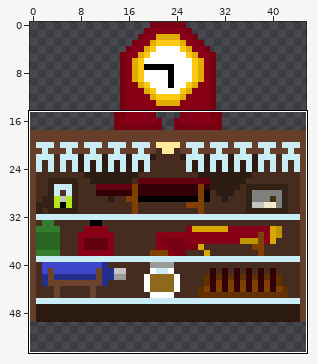
Edited in one commit: sprite sheet (Sprites/Checkpoint/CheckpointShelf.png). Above, an overview of the earlier version with the close-up marked.
Close-up. Old version:
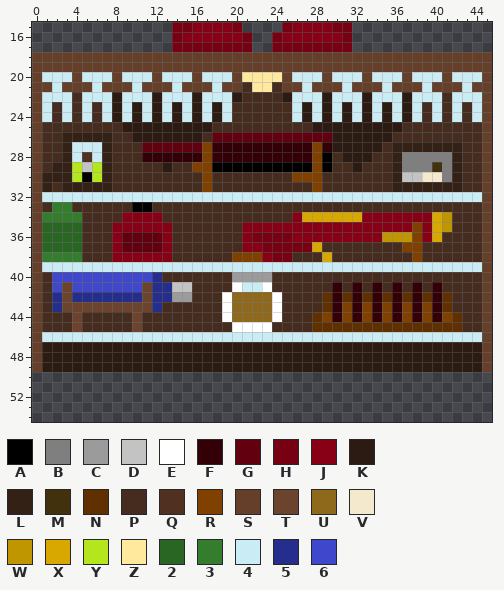
The file is 46x65 pixels. Colours within 5 levels of each other are drawn and written as one. Shown: x 0..45, y 15..54. The wide view leaves out empty margins.
Palette (. is transparent): A #000000  B #7f7f7f  C #9b9b9b  D #c3c3c3  E #ffffff  F #330007  G #62000f  H #770012  J #880015  K #2c1b12  L #342116  M #42310d  N #603000  P #462c1e  Q #503121  R #804000  S #653f29  T #6c432d  U #8f691b  V #f5e9cd  W #bf9500  X #d9a800  Y #b5e61d  Z #ffe99d  2 #296624  3 #337d2d  4 #caecf4  5 #252d8d  6 #3f48cc
The same view after the edit:
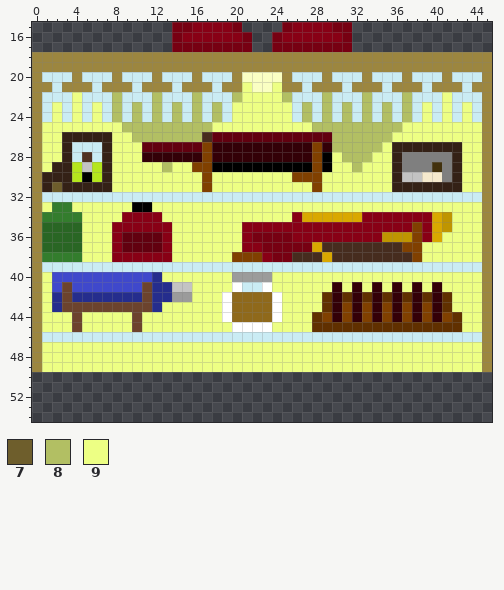
Colours new in this view: 7 #6e5e2c  8 #b2bf63  9 #edff84
Difference:
colour S: #653f29 -> #9c863f
colour Z: #ffe99d -> #faffc3
y 21: x 21 P -> 9; x 24 P -> 9
y 22: x 4 P -> 9; x 8 K -> 8; x 12 K -> 8; x 16 K -> 8; x 20..25 KPPPPK -> 899998; x 29 K -> 8; x 33 K -> 8; x 37 K -> 8; x 41 P -> 9
y 23..24: x 2 P -> 9; x 4 P -> 9; x 6 P -> 9; x 8 K -> 8; x 10 K -> 8; x 12 K -> 8; x 14 K -> 8; x 16 K -> 8; x 18 K -> 8; x 20..25 PPPPPP -> 999999; x 27 K -> 8; x 29 K -> 8; x 31 K -> 8; x 33 K -> 8; x 35 K -> 8; x 37 K -> 8; x 39 P -> 9; x 41 P -> 9; x 43 P -> 9
y 25: x 1..44 PPPPPPPPKKKKKKKKKPPPPPPPPPPKKKKKKKKKPPPPPPPP -> 99999999888888888999999999988888888899999999
y 26: x 1..2 PP -> 99; x 8..16 PPKKKKKKK -> 998888888; x 30..44 KKKKKKPPPPPPPPP -> 888888999999999
y 27: x 1..2 PP -> 99; x 8..10 PPP -> 999; x 30..35 KKKKKP -> 888889; x 43..44 PP -> 99
y 28: x 1..2 PP -> 99; x 8..10 PPP -> 999; x 30..35 PKKKPP -> 988899; x 43..44 PP -> 99
y 29: x 1 P -> 9; x 8..15 PPPPPKPP -> 99999899; x 30..35 PPKPPP -> 998999; x 43..44 PP -> 99
y 30: x 8..16 PPPPPPPPP -> 999999999; x 18..25 PPPPPPPP -> 99999999; x 29..35 PPPPPPP -> 9999999; x 43..44 PP -> 99
y 31: x 2 P -> 7; x 8..16 PPPPPPPPP -> 999999999; x 18..27 PPPPPPPPPP -> 9999999999; x 29..35 PPPPPPP -> 9999999; x 43..44 PP -> 99
y 33: x 1 P -> 9; x 4..9 PPPPPP -> 999999; x 12..44 PPPPPPPPPPPPPPPPPPPPPPPPPPPPPPPPP -> 999999999999999999999999999999999
y 34: x 5..8 PPPP -> 9999; x 13..25 PPPPPPPPPPPPP -> 9999999999999; x 42..44 PPP -> 999
y 35: x 5..7 PPP -> 999; x 14..20 PPPPPPP -> 9999999; x 42..44 PPP -> 999
y 36: x 5..7 PPP -> 999; x 14..20 PPPPPPP -> 9999999; x 41..44 PPPP -> 9999
y 37: x 5..7 PPP -> 999; x 14..20 PPPPPPP -> 9999999; x 39..44 PPPPPP -> 999999
y 38: x 5..7 PPP -> 999; x 14..19 PPPPPP -> 999999; x 39..44 PPPPPP -> 999999
y 40: x 1 P -> 9; x 13..19 PPPPPPP -> 9999999; x 24..44 PPPPPPPPPPPPPPPPPPPPP -> 999999999999999999999
y 41: x 1 P -> 9; x 16..19 PPPP -> 9999; x 24..29 PPPPPP -> 999999; x 31 P -> 9; x 33 P -> 9; x 35 P -> 9; x 37 P -> 9; x 39 P -> 9; x 41..44 PPPP -> 9999
y 42: x 1 P -> 9; x 16..18 PPP -> 999; x 25..28 PPPP -> 9999; x 42..44 PPP -> 999
y 43: x 1 P -> 9; x 13..18 PPPPPP -> 999999; x 25..28 PPPP -> 9999; x 42..44 PPP -> 999
y 44: x 1..3 PPP -> 999; x 5..9 PPPPP -> 99999; x 11..18 PPPPPPPP -> 99999999; x 25..27 PPP -> 999; x 43..44 PP -> 99
y 45: x 1..3 PPP -> 999; x 5..9 PPPPP -> 99999; x 11..19 PPPPPPPPP -> 999999999; x 24..27 PPPP -> 9999; x 43..44 PP -> 99
y 47..49: x 1..44 KKKKKKKKKKKKKKKKKKKKKKKKKKKKKKKKKKKKKKKKKKKK -> 99999999999999999999999999999999999999999999
Boxes around the changes in both close-ups, in picture pixels (x1, y1, x2, y2):
changed: (32, 52, 492, 372)
